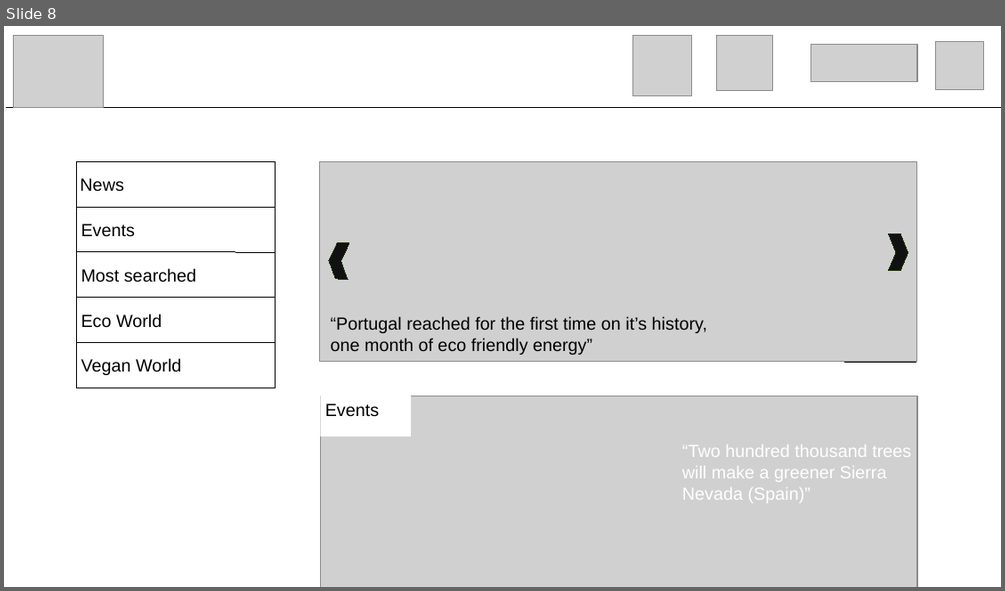
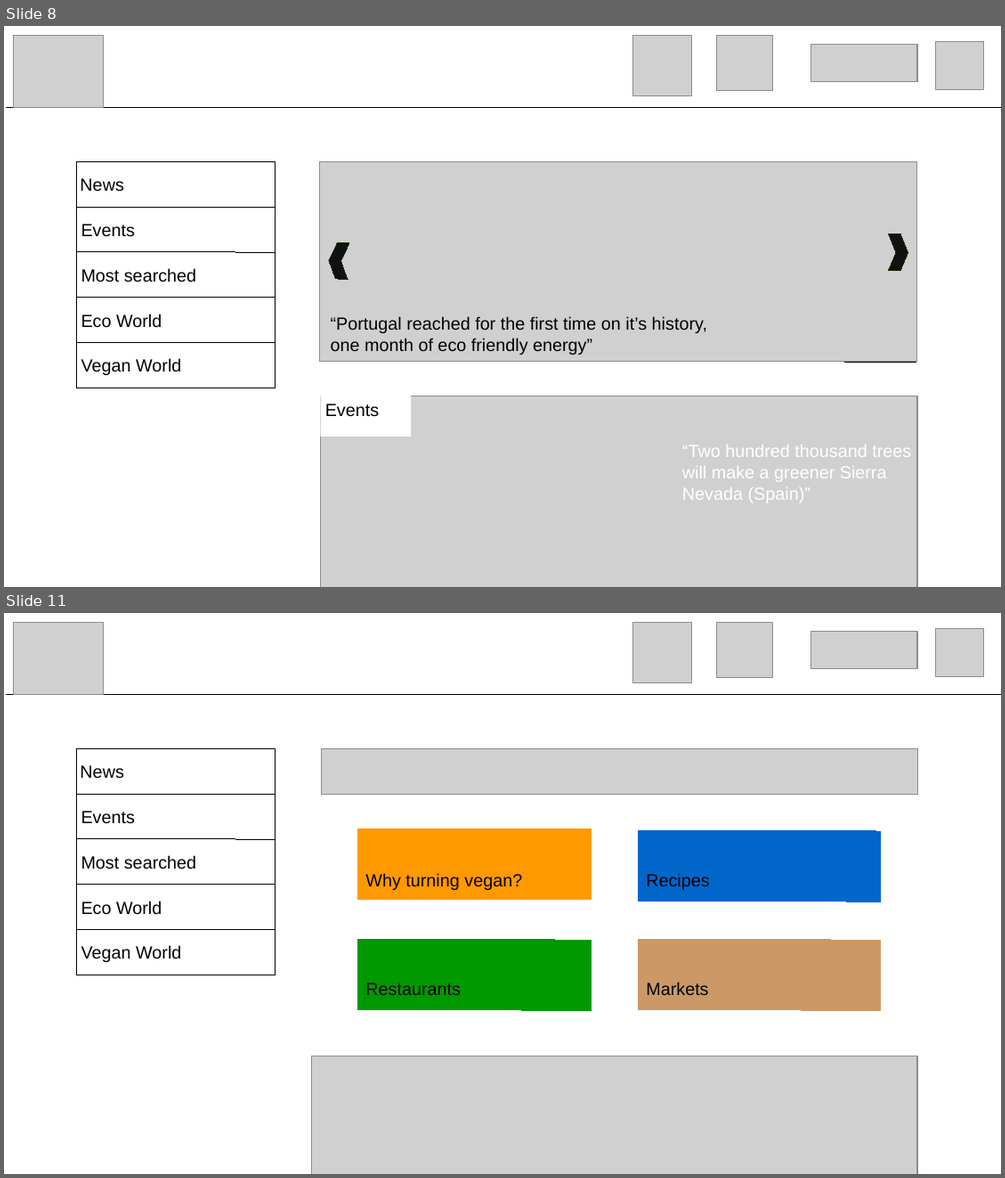
Before and after one commit to manugarcia101/EcoProject, a slide deck: Design/EcoWebStoryboard.odp. Shown one above the other, each under a label of ours: slide 8 before the commit, slides 8 and 11 after it; the slides between them are not shown. The pictures are 1005x591 and 1005x1178 pixels, drawn with LibreOffice and Linux fonts; fonts in the diff are those of the drawing; grey boxes stand for pictures. Boxes give left, top, right and bottom in pixels: in the first picture for what was removed or moved away, otherwise in the second. Text is boxed around its words. In the diff, an @@ line names an element or a change of style, - is before the commit and + after.

```diff
--- a/Design/EcoWebStoryboard.odp
+++ b/Design/EcoWebStoryboard.odp
@@ slide 11 added at [4, 613, 1001, 1174], background #FFFFFF @@
@@ picture added at [13, 622, 104, 694] @@
@@ picture added at [632, 622, 691, 682] @@
@@ picture added at [717, 622, 773, 678] @@
@@ picture added at [812, 631, 917, 669] @@
@@ picture added at [936, 629, 984, 676] @@
@@ freeform shape added at [6, 694, 1001, 694], outline #000000 0 pt @@
@@ freeform shape added at [76, 748, 275, 975], fill #FFFFFF, outline #000000 0 pt @@
@@ title added at [80, 765, 123, 779], 14 pt, text #000000 @@
+News
@@ freeform shape added at [320, 748, 917, 1174], fill #FFFFFF, outline #FFFFFF 0 pt @@
@@ freeform shape added at [321, 748, 918, 794], fill #FFFFFF, outline #000000 0 pt @@
@@ picture added at [322, 748, 919, 795] @@
@@ line added from (76, 794) to (275, 794), #000000 0 pt @@
@@ title added at [81, 811, 135, 824], 14 pt, text #000000 @@
+Events
@@ line added from (76, 839) to (275, 839), #000000 0 pt @@
@@ freeform shape added at [356, 828, 592, 900], fill #FF9900, outline #FFFFFF 0 pt @@
@@ freeform shape added at [637, 830, 882, 902], fill #0066CC, outline #FFFFFF 0 pt @@
@@ title added at [81, 855, 196, 869], 14 pt, text #000000 @@
+Most searched
@@ title added at [365, 873, 522, 890], 14 pt, text #000000 @@
+Why turning vegan?
@@ title added at [646, 873, 709, 890], 14 pt, text #000000 @@
+Recipes
@@ line added from (76, 884) to (275, 884), #000000 0 pt @@
@@ title added at [81, 900, 162, 915], 14 pt, text #000000 @@
+Eco World
@@ line added from (76, 930) to (275, 930), #000000 0 pt @@
@@ title added at [81, 945, 181, 962], 14 pt, text #000000 @@
+Vegan World
@@ freeform shape added at [356, 939, 592, 1011], fill #009900, outline #FFFFFF 0 pt @@
@@ freeform shape added at [637, 939, 882, 1011], fill #CC9966, outline #FFFFFF 0 pt @@
@@ title added at [365, 982, 461, 995], 14 pt, text #000000 @@
+Restaurants
@@ title added at [646, 981, 708, 995], 14 pt, text #000000 @@
+Markets
@@ picture added at [312, 1055, 917, 1174] @@
@@ freeform shape added at [321, 1056, 918, 1174], fill #FFFFFF, outline #000000 0 pt @@
```
Also in this commit, not shown: 2 slides changed, 1 other slide added, 7 other files.
